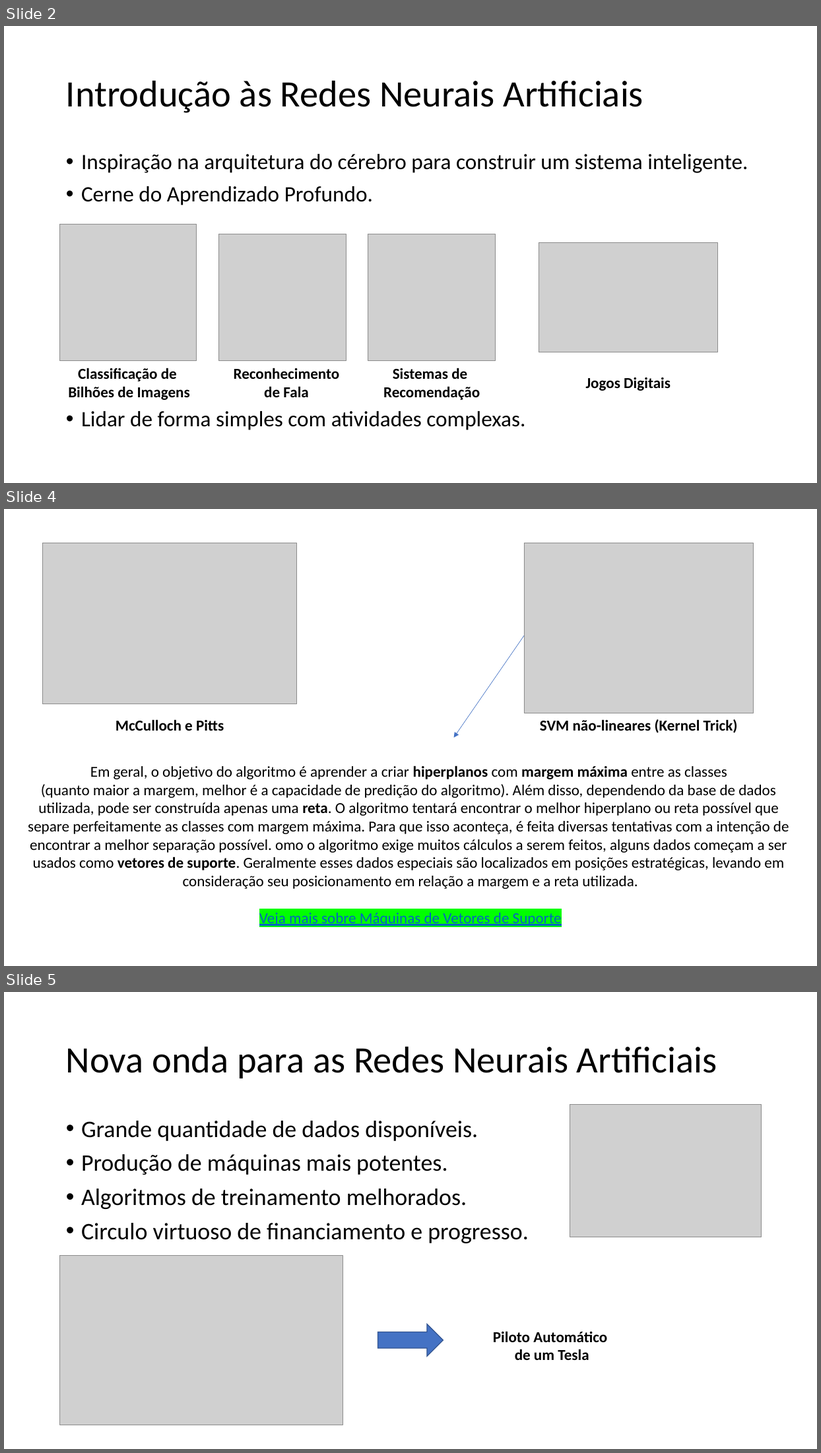
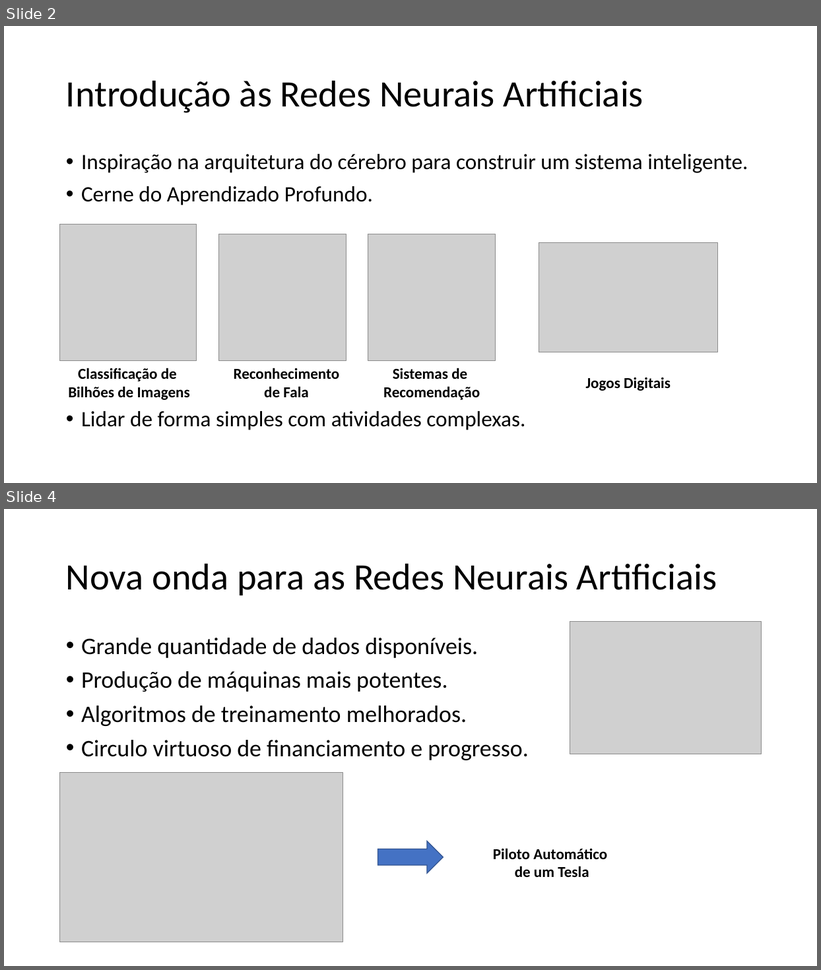
Before and after one commit to Alyssonmach/CnnResearchMeetings, a slide deck: 02-10-2020/Projeto-Pesquisa-02-10-2020.pptx. Shown one above the other, each under a label of ours: slides 2, 4 and 5 before the commit, slides 2 and 4 after it; the slides between them are not shown. The pictures are 821x1453 and 821x970 pixels, drawn with LibreOffice and Linux fonts; fonts in the diff are those of the drawing; grey boxes stand for pictures. Boxes give left, top, right and bottom in pixels: in the first picture for what was removed or moved away, otherwise in the second. Text is boxed around its words. In the diff, an @@ line names an element or a change of style, - is before the commit and + after.

```diff
--- a/02-10-2020/Projeto-Pesquisa-02-10-2020.pptx
+++ b/02-10-2020/Projeto-Pesquisa-02-10-2020.pptx
@@ slide 4 removed at box(4, 509, 817, 966), background #FFFFFF @@
@@ picture removed at box(42, 543, 297, 704) @@
@@ picture removed at box(524, 543, 754, 713) @@
@@ arrow removed from (524, 636) to (454, 738) @@
@@ text removed at box(116, 720, 224, 731) @@
-McCulloch e Pitts
@@ text removed at box(540, 720, 738, 733) @@
-SVM não-lineares (Kernel Trick)
@@ text removed at box(28, 766, 789, 926) @@
-Em geral, o objetivo do algoritmo é aprender a criar hiperplanos com margem máxima entre as classes
-(quanto maior a margem, melhor é a capacidade de predição do algoritmo). Além disso, dependendo da base de dados
-utilizada, pode ser construída apenas uma reta. O algoritmo tentará encontrar o melhor hiperplano ou reta possível que
-separe perfeitamente as classes com margem máxima. Para que isso aconteça, é feita diversas tentativas com a intenção de
-encontrar a melhor separação possível. omo o algoritmo exige muitos cálculos a serem feitos, alguns dados começam a ser
-usados como vetores de suporte. Geralmente esses dados especiais são localizados em posições estratégicas, levando em
-consideração seu posicionamento em relação a margem e a reta utilizada.
-Veja mais sobre Máquinas de Vetores de Suporte
@@ what was slide 5 is now slide 4 @@
```
Also in this commit, not shown: 4 slides changed, 1 slide added.
